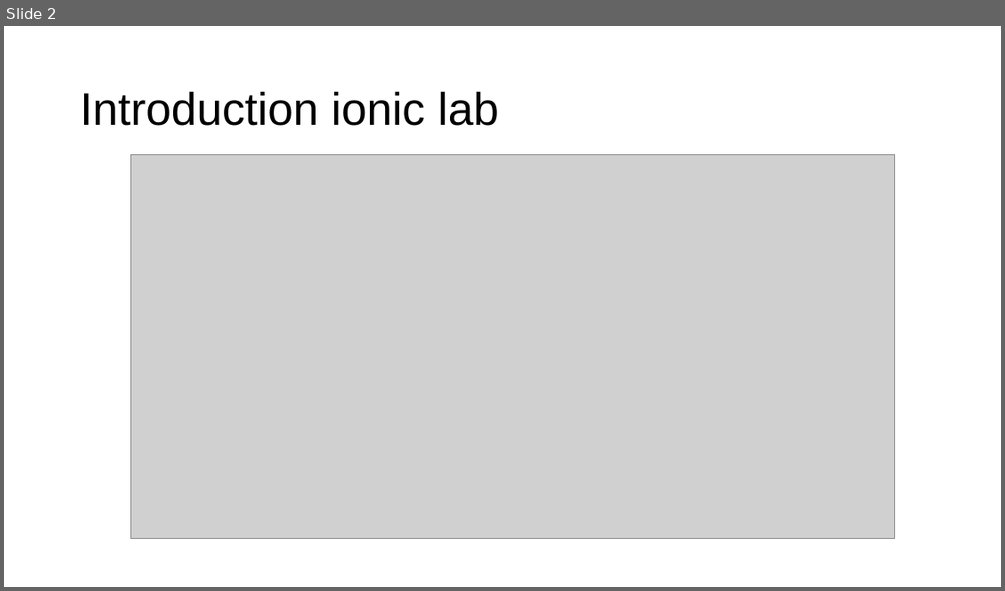
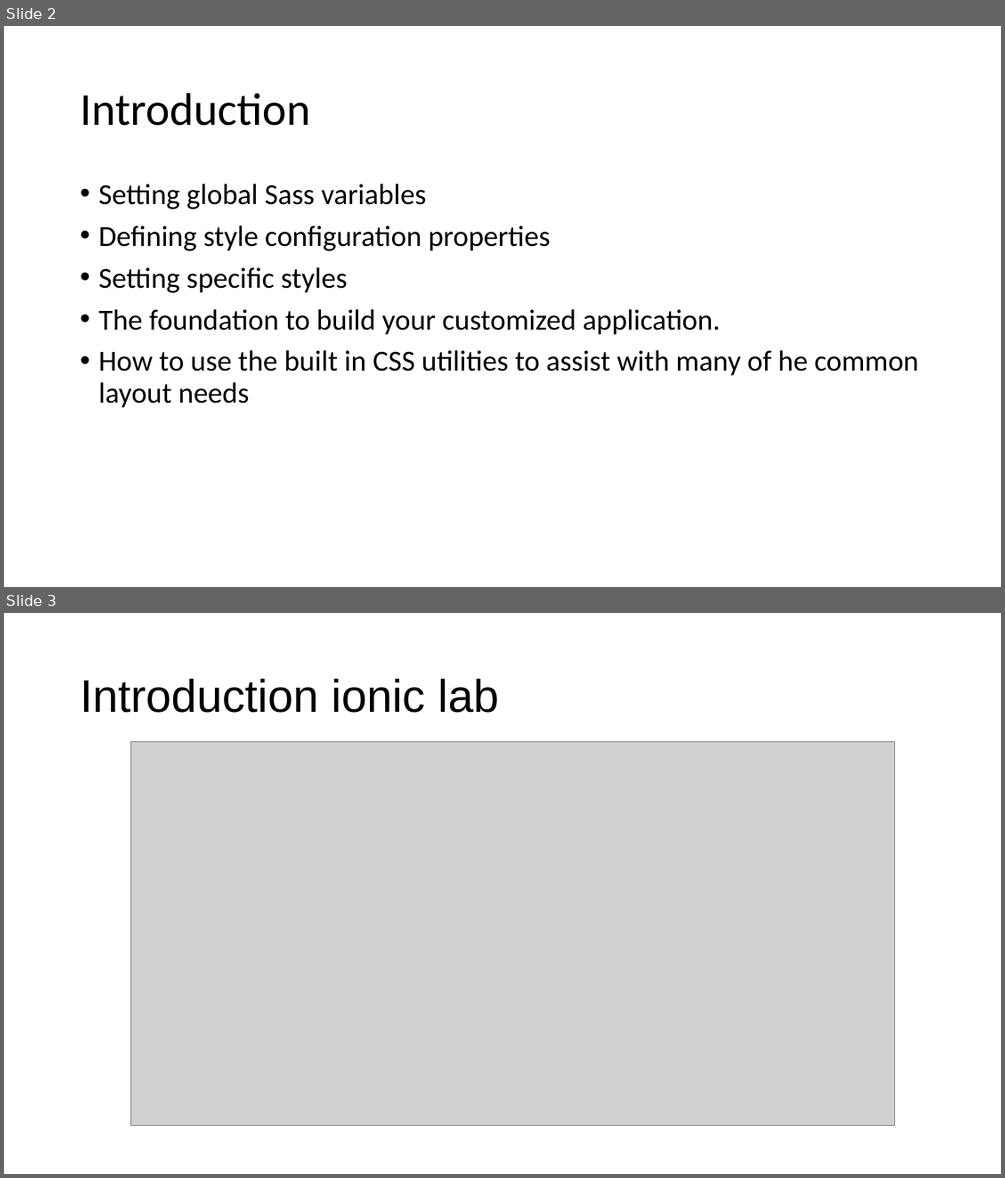
Before and after one commit to fauzisho/ionic-module-learning, a slide deck: 3. Design and Themes/Design and Theme.pptx. Shown one above the other, each under a label of ours: slide 2 before the commit, slides 2 and 3 after it. The pictures are 1005x591 and 1005x1178 pixels, drawn with LibreOffice and Linux fonts; fonts in the diff are those of the drawing; grey boxes stand for pictures. Boxes give left, top, right and bottom in pixels: in the first picture for what was removed or moved away, otherwise in the second. Text is boxed around its words. In the diff, an @@ line names an element or a change of style, - is before the commit and + after.

```diff
--- a/3. Design and Themes/Design and Theme.pptx
+++ b/3. Design and Themes/Design and Theme.pptx
@@ slide 2 added at bbox=[4, 26, 1001, 587], background #FFFFFF @@
@@ title added at bbox=[80, 93, 310, 126], 44 pt, text #000000 @@
+Introduction
@@ text added at bbox=[98, 184, 918, 408], 28 pt, text #000000 @@
+• Setting global Sass variables
+• Defining style configuration properties
+• Setting specific styles
+• The foundation to build your customized application.
+• How to use the built in CSS utilities to assist with many of he common layout needs
@@ what was slide 2 is now slide 3 @@
```
Also in this commit, not shown: 1 slide changed, 4 other slides added, 3 slides removed, 1 other file.
